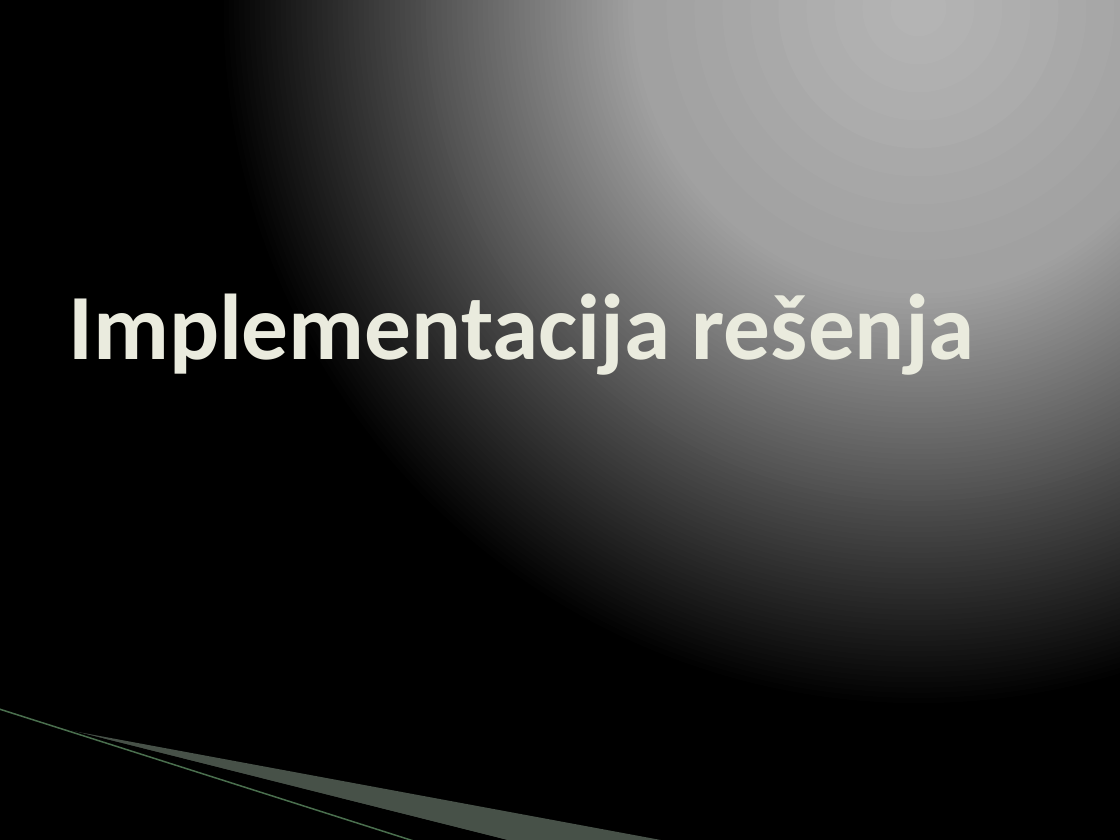
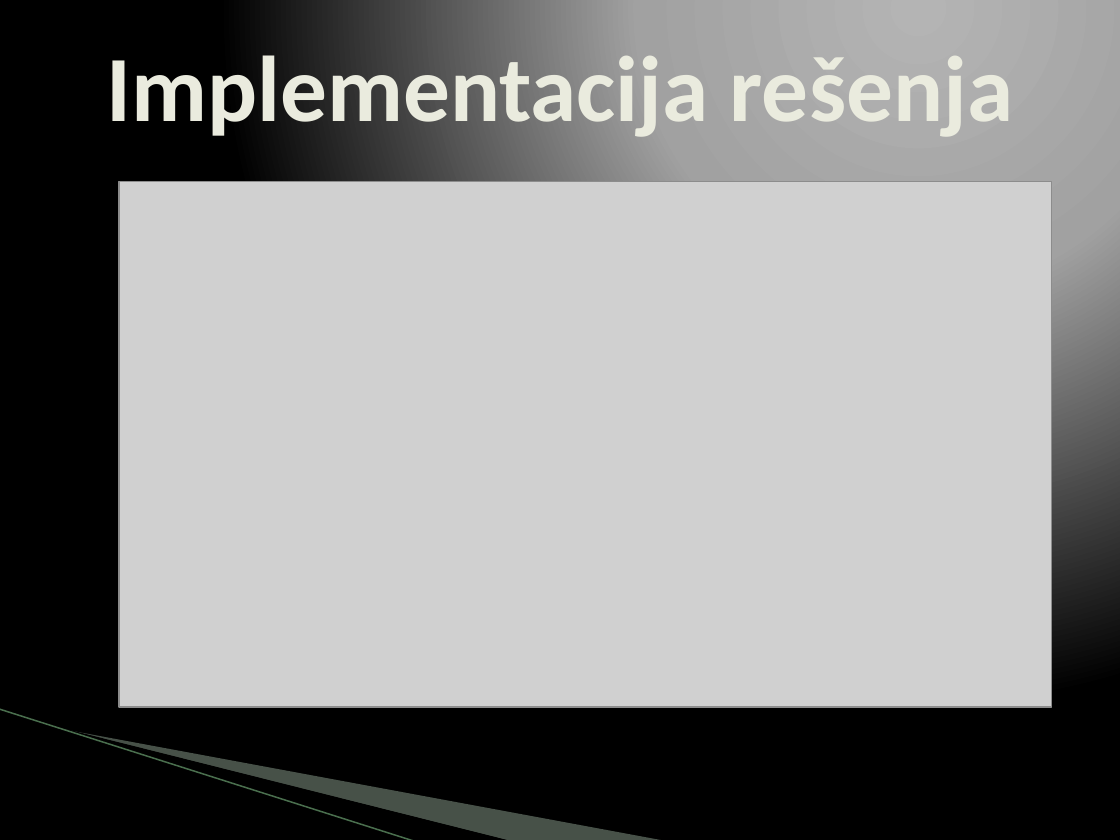
Before and after one commit to boimw/checkers, a slide deck: slide 5 of Projekat-Checkers.pptx (slide 7 before the commit). Drawn at 1120x840 pixels with LibreOffice and Linux fonts; fonts in the diff are those of the drawing; grey boxes stand for pictures; background and template pictures are left out. Boxes give left, top, right and bottom in pixels: in the first picture for what was removed or moved away, otherwise in the second. Text is boxed around its words. In the diff, an @@ line names an element or a change of style, - is before the commit and + after.

```diff
--- a/Projekat-Checkers.pptx
+++ b/Projekat-Checkers.pptx
@@ title "Implementacija rešenja": place and size @@
-title "Implementacija rešenja" at bbox=[68, 282, 975, 382]
+title "Implementacija rešenja" at bbox=[107, 44, 1014, 144]
@@ title "Implementacija rešenja" at bbox=[107, 44, 1014, 144]: alignment left to centre @@
@@ picture added at bbox=[119, 181, 1051, 707] @@
```
Also in this commit, not shown: 7 other slides changed, 12 slides added, 3 slides removed, 15 other files.
